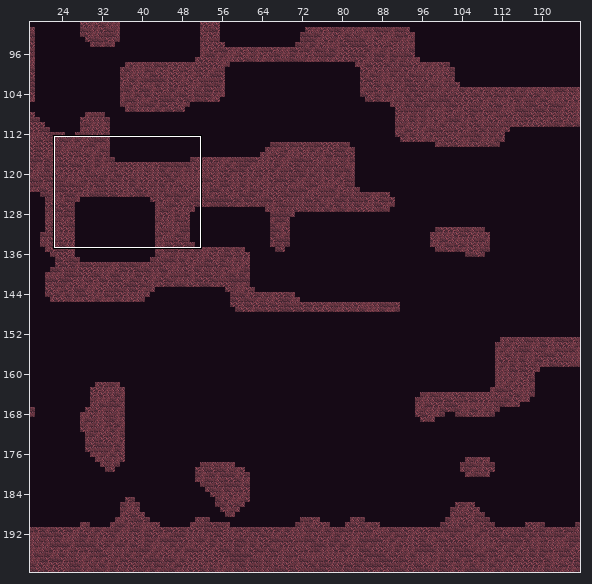
Two states of a Tiled map, android/assets/maps/level1.tmx. Above: a wide view before the commit, with the close-up outlined.
Close-up. Before:
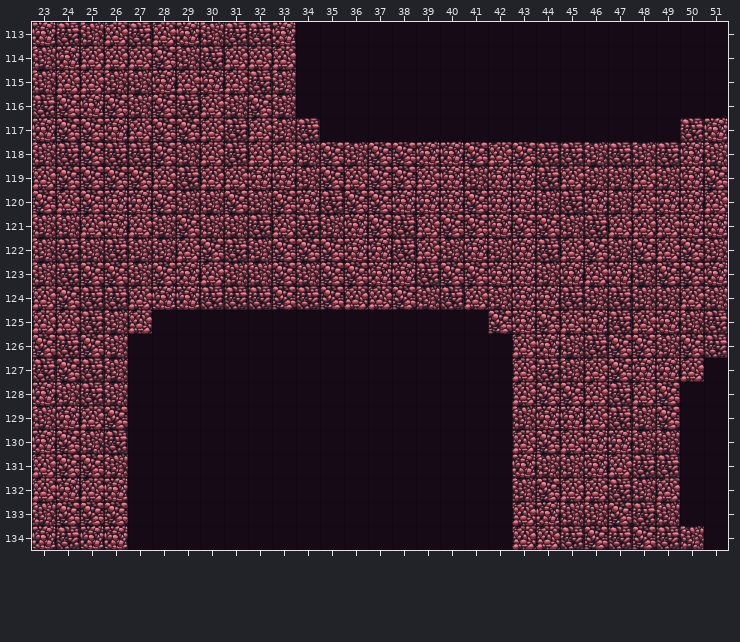
Cells are 64x64 px. Shown: x 23..51, y 113..134. The commit also changed other parts of the map, which this record leaves out.
Now the later version:
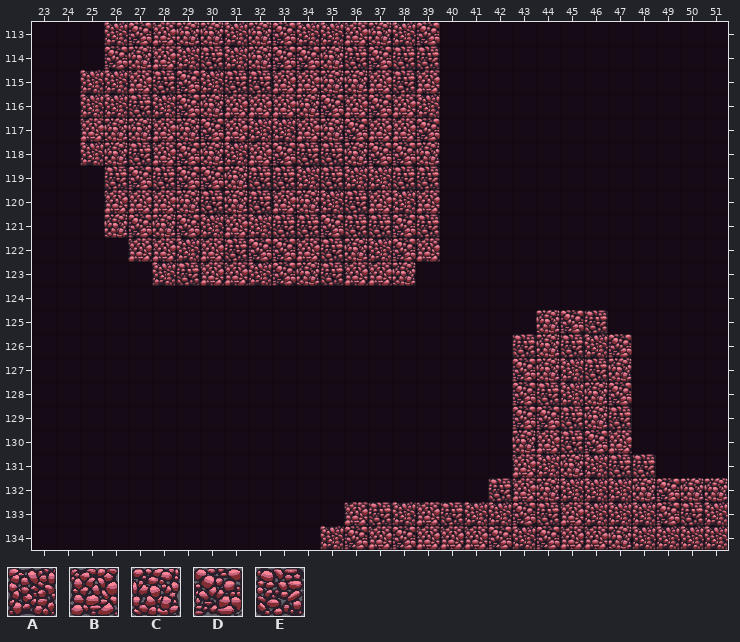
Key: from "tileMapGutter": A 5, B 6, C 7, D 8, E 9.
_ is an empty cell.
Diff:
{"where": "layer \"terrain\""}
{"y":113,"x":23,"old":"CEABE","new":"___AD"}
{"y":113,"x":30,"old":"AEEC______","new":"CACDAABCAD"}
{"y":114,"x":23,"old":"ACBBBD","new":"___DCB"}
{"y":114,"x":31,"old":"BBB______","new":"ACDDCEDEE"}
{"y":115,"x":23,"old":"ABB","new":"__A"}
{"y":115,"x":27,"old":"ACBCB","new":"BEDAE"}
{"y":115,"x":33,"old":"A______","new":"BBCCBEB"}
{"y":116,"x":23,"old":"EDCDADEBADA______","new":"__AAEADCBBBCDBDBA"}
{"y":117,"x":23,"old":"CDD","new":"__B"}
{"y":117,"x":27,"old":"BDDBEB","new":"CBCDBA"}
{"y":117,"x":34,"old":"E_____","new":"BCDBBD"}
{"y":117,"x":50,"old":"EC","new":"__"}
{"y":118,"x":23,"old":"AEDE","new":"__AC"}
{"y":118,"x":28,"old":"DABE","new":"BDCA"}
{"y":118,"x":33,"old":"BADA","new":"DEEC"}
{"y":118,"x":40,"old":"CDBDEEAEAECA","new":"____________"}
{"y":119,"x":23,"old":"BDDD","new":"___E"}
{"y":119,"x":28,"old":"BEBBCC","new":"EDDCEE"}
{"y":119,"x":35,"old":"DBDDBCACCEBAABACD","new":"EAAEE____________"}
{"y":120,"x":23,"old":"DBDCCDAADAD","new":"___BBBCECEB"}
{"y":120,"x":35,"old":"EDDCCCDCCAECABCCB","new":"AEBAB____________"}
{"y":121,"x":23,"old":"AAB","new":"___"}
{"y":121,"x":27,"old":"BA","new":"DC"}
{"y":121,"x":31,"old":"AEB","new":"BAE"}
{"y":121,"x":35,"old":"ACDEBDDCDDAEBBBCC","new":"DEEDE____________"}
{"y":122,"x":23,"old":"AEAEAABD","new":"____BBAB"}
{"y":122,"x":32,"old":"A","new":"D"}
{"y":122,"x":34,"old":"DD","new":"BE"}
{"y":122,"x":37,"old":"CE","new":"AD"}
{"y":122,"x":40,"old":"ACACEBDADBDA","new":"____________"}
{"y":123,"x":23,"old":"AEDDADC","new":"_____AE"}
{"y":123,"x":31,"old":"A","new":"B"}
{"y":123,"x":34,"old":"ADDC","new":"CEBB"}
{"y":123,"x":39,"old":"EDDCCACBCADDC","new":"_____________"}
{"y":124,"x":23,"old":"BDEEBCCEEEDEDBBDAEBACCEAEAABA","new":"_____________________________"}
{"y":125,"x":23,"old":"BBEAB","new":"_____"}
{"y":125,"x":42,"old":"DCDBCEBCAE","new":"__CDE_____"}
{"y":126,"x":23,"old":"DEDA","new":"____"}
{"y":126,"x":43,"old":"B","new":"E"}
{"y":126,"x":45,"old":"AE","new":"EA"}
{"y":126,"x":48,"old":"DADE","new":"____"}
{"y":127,"x":23,"old":"EDEA","new":"____"}
{"y":127,"x":43,"old":"BE","new":"DC"}
{"y":127,"x":46,"old":"BDCCB","new":"EC___"}
{"y":128,"x":23,"old":"CAEA","new":"____"}
{"y":128,"x":43,"old":"BDDBEBD","new":"DEACD__"}
{"y":129,"x":23,"old":"ACBD","new":"____"}
{"y":129,"x":43,"old":"ACCB","new":"DDEC"}
{"y":129,"x":48,"old":"AD","new":"__"}
{"y":130,"x":23,"old":"CDAE","new":"____"}
{"y":130,"x":43,"old":"BDBCCAA","new":"CBEDB__"}
{"y":131,"x":23,"old":"BDDA","new":"____"}
{"y":131,"x":43,"old":"C","new":"B"}
{"y":131,"x":45,"old":"ACB","new":"CAE"}
{"y":131,"x":49,"old":"E","new":"_"}
{"y":132,"x":23,"old":"BCBC","new":"____"}
{"y":132,"x":42,"old":"_ADBBEAB__","new":"EBCAAACDCC"}
{"y":133,"x":23,"old":"ADDD","new":"____"}
{"y":133,"x":36,"old":"_______BCA","new":"BEABEAADEB"}
{"y":133,"x":47,"old":"DEA__","new":"AADEA"}
{"y":134,"x":23,"old":"CECC","new":"____"}
{"y":134,"x":35,"old":"________BBEDEDE","new":"ADBDBBBDADBBCAA"}
{"y":134,"x":51,"old":"_","new":"A"}
